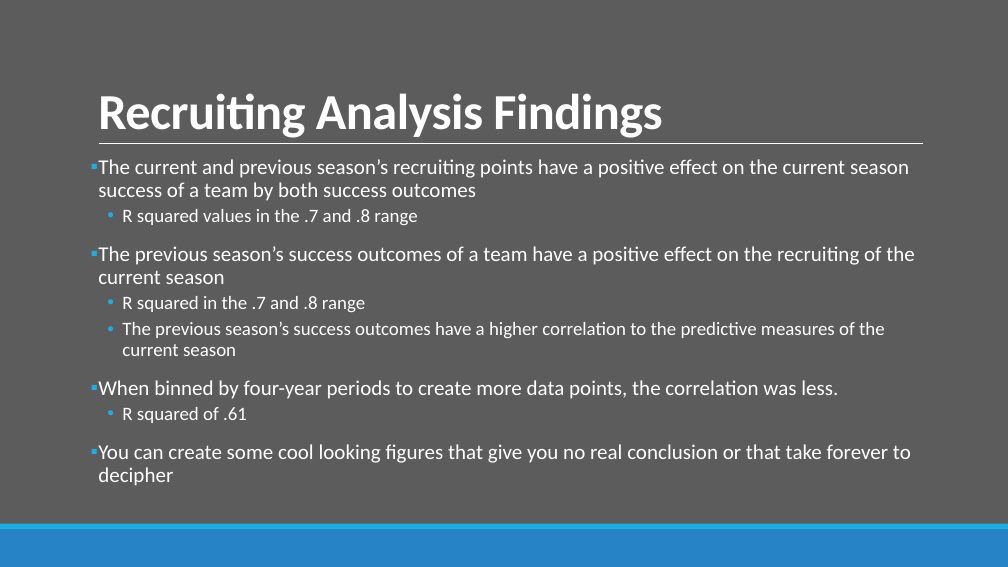
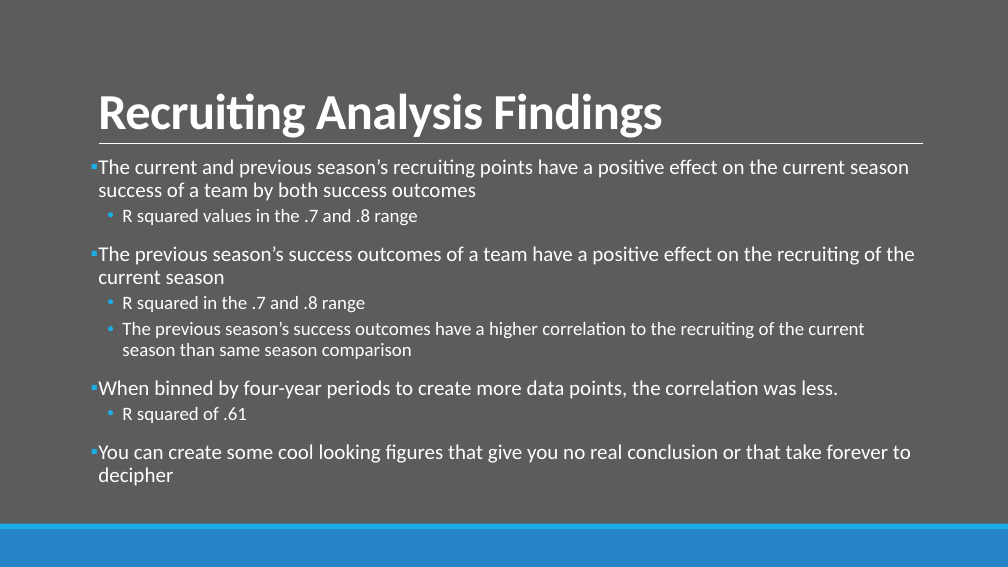
Before and after one commit to bdowd91/Project-1, a slide deck: slide 11 of CFBPresentation.pptx (slide 13 before the commit). Drawn at 1008x567 pixels with LibreOffice and Linux fonts; fonts in the diff are those of the drawing. Boxes give left, top, right and bottom in pixels: in the first picture for what was removed or moved away, otherwise in the second. Text is boxed around its words. In the diff, an @@ line names an element or a change of style, - is before the commit and + after.

```diff
--- a/CFBPresentation.pptx
+++ b/CFBPresentation.pptx
@@ text at (122, 322, 864, 359): text changed @@
-  • The previous season’s success outcomes have a higher correlation to the predictive measures of the current season
+  • The previous season’s success outcomes have a higher correlation to the recruiting of the current season than same season comparison
```
Also in this commit, not shown: 1 other slide changed, 2 slides removed.
